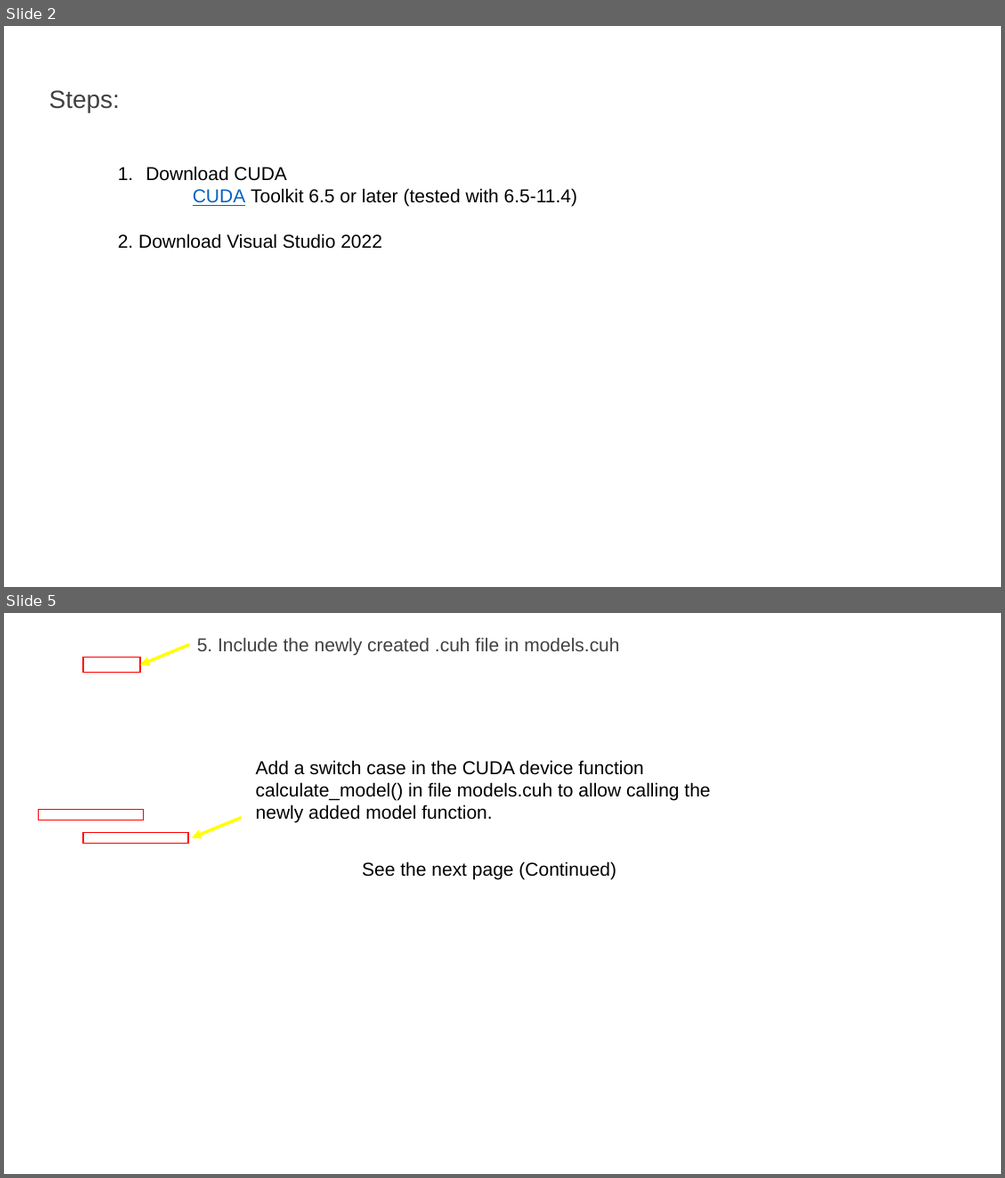
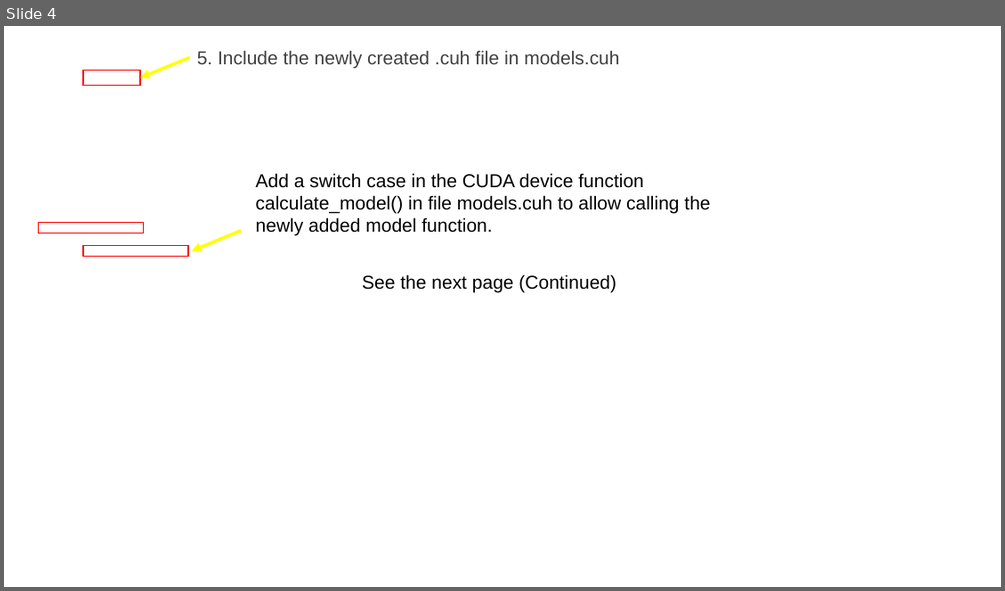
Before and after one commit to ComputationalOpticsGroup/COG-dynamic-OCT-contrast-generation-library, a slide deck: Manual/GPUFit_AddModelFunction.pptx. Shown one above the other, each under a label of ours: slides 2 and 5 before the commit, slide 4 after it; the slides between them are not shown. The pictures are 1005x1178 and 1005x591 pixels, drawn with LibreOffice and Linux fonts; fonts in the diff are those of the drawing; background and template pictures are left out. Boxes give left, top, right and bottom in pixels: in the first picture for what was removed or moved away, otherwise in the second. Text is boxed around its words. In the diff, an @@ line names an element or a change of style, - is before the commit and + after.

```diff
--- a/Manual/GPUFit_AddModelFunction.pptx
+++ b/Manual/GPUFit_AddModelFunction.pptx
@@ slide 2 removed at box(4, 26, 1001, 587), background #FFFFFF @@
@@ text removed at box(49, 90, 120, 112) @@
-Steps:
@@ text removed at box(118, 166, 577, 248) @@
-1. Download CUDA
-CUDA Toolkit 6.5 or later (tested with 6.5-11.4)
-2. Download Visual Studio 2022
@@ what was slide 5 is now slide 4 @@
```
Also in this commit, not shown: 4 slides changed, 4 other files.
